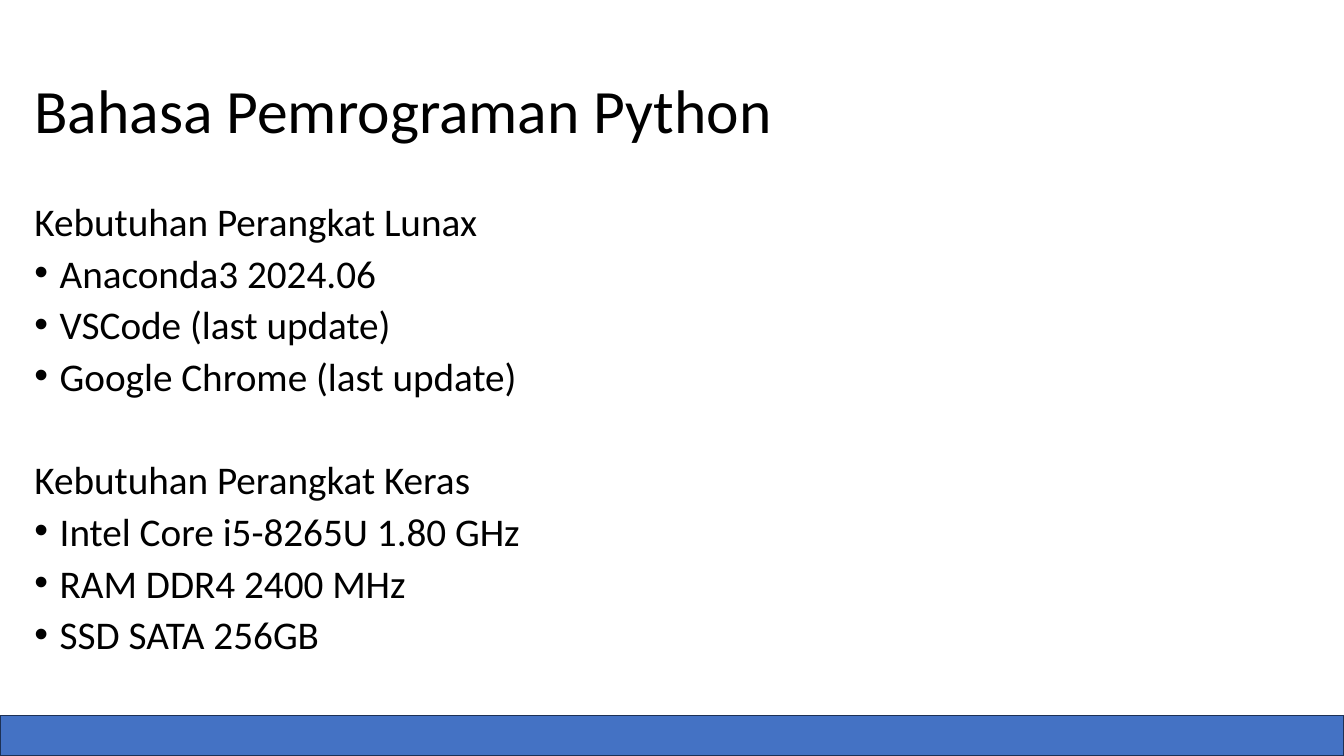
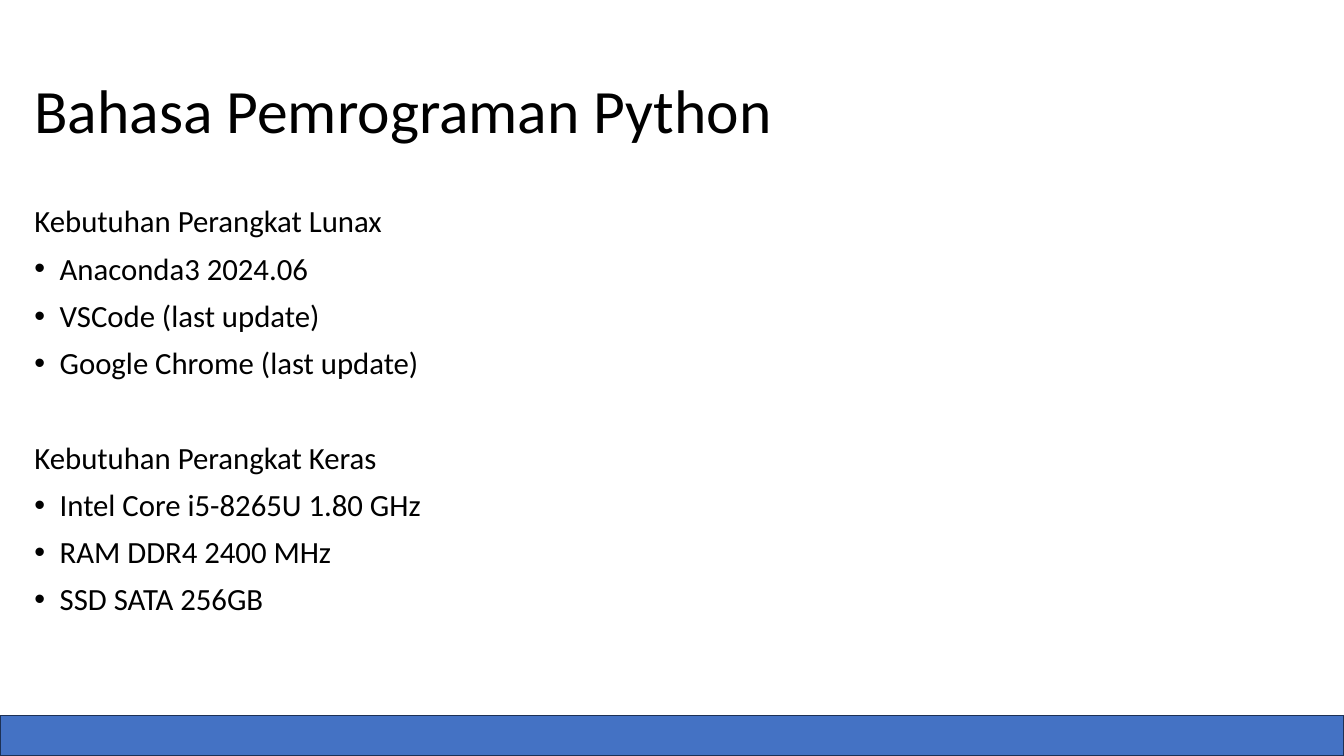
Before and after one commit to kusin/bahan-ajar-ML, a slide deck: slide 2 of dokumentasi ppt/Pertemuan 1 – Pengantar Bahasa Python.pptx (slide 3 before the commit). Drawn at 1344x756 pixels with LibreOffice and Linux fonts; fonts in the diff are those of the drawing. Boxes give left, top, right and bottom in pixels: in the first picture for what was removed or moved away, otherwise in the second. Text is boxed around its words. In the diff, an @@ line names an element or a change of style, - is before the commit and + after.

```diff
--- a/dokumentasi ppt/Pertemuan 1 – Pengantar Bahasa Python.pptx
+++ b/dokumentasi ppt/Pertemuan 1 – Pengantar Bahasa Python.pptx
@@ text "Kebutuhan Perangkat Lunax" at (34,210,421,611): size 28 to 22 pt; line spacing 0.8 to 0.9 @@
```
Also in this commit, not shown: 6 other slides changed, 7 slides added, 2 slides removed, 10 other files.
